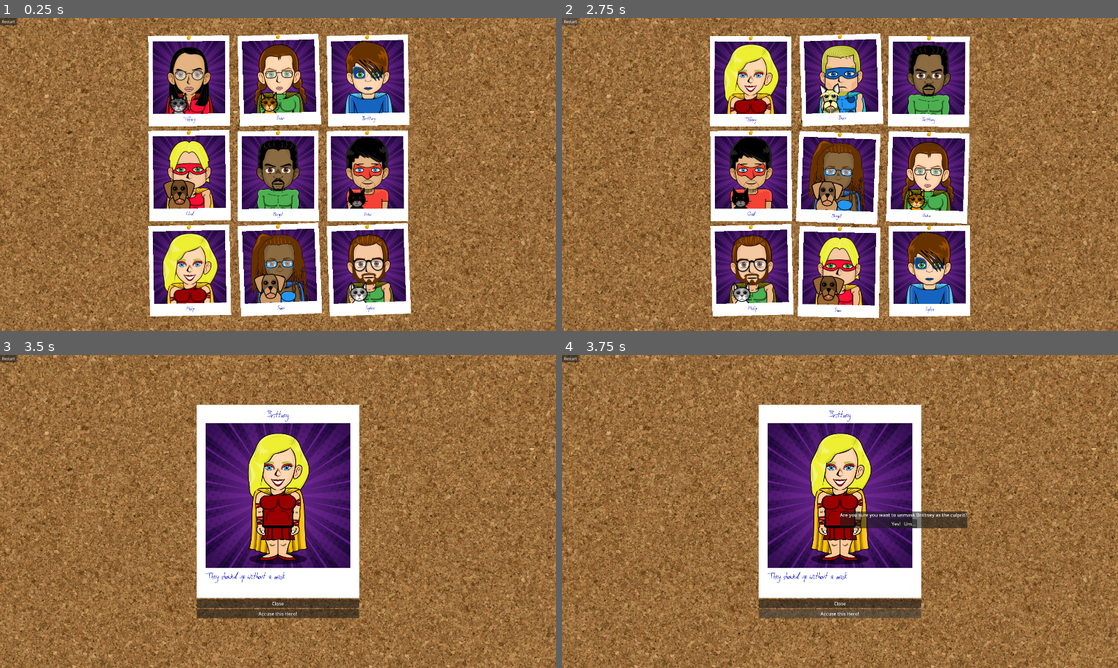
Above: before the commit, frames 1-4 (two rows, left to right).
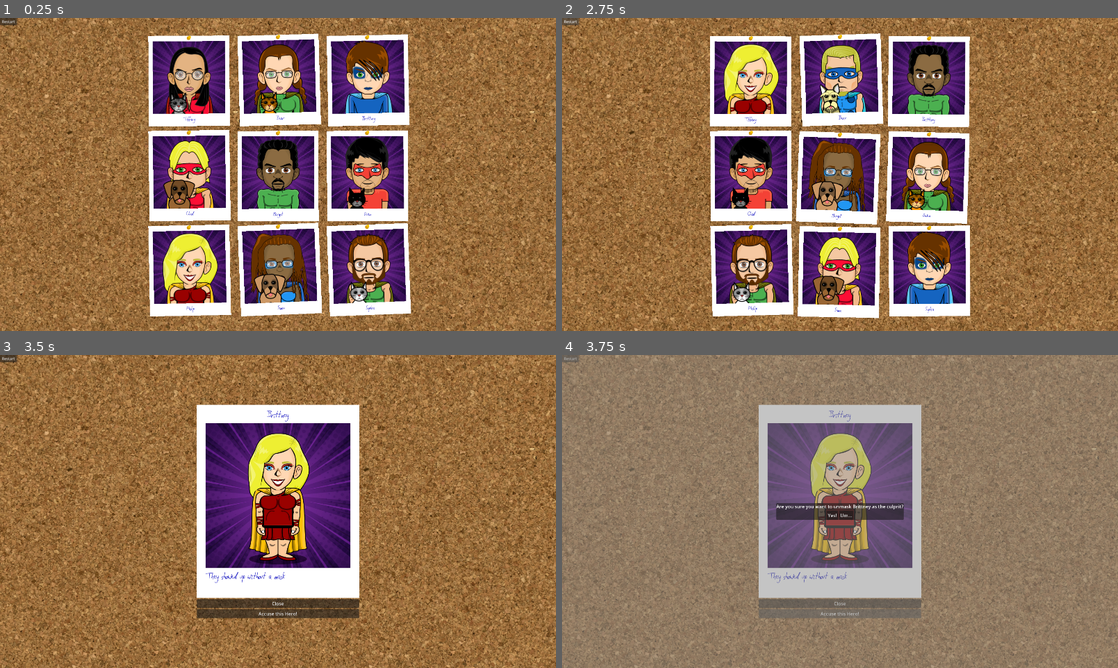
Above: after the commit, the same moments.

Repository: grapejamgames/a_hero_stole_my_wallet
Game: Godot game, scene res://main.tscn
Two runs of this game, one before a commit and one after it. Both use one fixed random seed, a clock stepped at 60 frames per second and the inputs below.
Inputs (mouse positions are in pixels of both pictures, inside the frame that each line leads up to):
- Up to frame 1 (0.25 s): no input
- Up to frame 2 (2.75 s): click "Restart" at 0.5 s; click "Restart" at 1.25 s; click "Restart" at 2 s
- Up to frame 3 (3.5 s): tap Enter at 2.75 s; move the mouse to (189, 417) at 2.77 s; click (189, 417) at 2.92 s
- Up to frame 4 (3.75 s): click "Accuse this Hero!" at 3.5 s

Frames 1-3 are identical in both runs. In frame 4, 99% of the frame differs, in the area x 0-100%, y 0-100%.

Commit message:
endgame screens a little cleaner

Diff:
--- a/a_hero_stole_my_wallet/UI/Scenes/GamePlay.tscn
+++ b/a_hero_stole_my_wallet/UI/Scenes/GamePlay.tscn
@@ -137,15 +137,6 @@
 [node name="Endgame" parent="CanvasLayer2" unique_id=1164739181 instance=ExtResource("14_g45j2")]
 z_index = 1
 custom_minimum_size = Vector2(0, -400)
-anchors_preset = 0
-anchor_right = 0.0
-anchor_bottom = 0.0
-offset_left = 960.0
-offset_top = 540.0
-offset_right = 960.0
-offset_bottom = 540.0
-grow_horizontal = 1
-grow_vertical = 1
 
 [node name="CenterContainer2" type="CenterContainer" parent="." unique_id=1339445102]
 layout_mode = 1
--- a/a_hero_stole_my_wallet/UI/Scenes/endgame.tscn
+++ b/a_hero_stole_my_wallet/UI/Scenes/endgame.tscn
@@ -12,17 +12,29 @@
 script = ExtResource("1_ovokl")
 
 [node name="ColorRect" type="ColorRect" parent="." unique_id=1390381345]
+z_index = 1
 layout_mode = 1
 anchors_preset = 15
 anchor_right = 1.0
 anchor_bottom = 1.0
 grow_horizontal = 2
 grow_vertical = 2
+color = Color(0.5370987, 0.5370987, 0.5370987, 0.5)
 
 [node name="Sure" type="PanelContainer" parent="." unique_id=1025527174]
-layout_mode = 0
-offset_right = 431.0
-offset_bottom = 58.0
+z_index = 2
+layout_mode = 1
+anchors_preset = 8
+anchor_left = 0.5
+anchor_top = 0.5
+anchor_right = 0.5
+anchor_bottom = 0.5
+offset_left = -215.5
+offset_top = -29.0
+offset_right = 215.5
+offset_bottom = 29.0
+grow_horizontal = 2
+grow_vertical = 2
 mouse_filter = 1
 
 [node name="VBoxContainer" type="VBoxContainer" parent="Sure" unique_id=417985598]
@@ -47,9 +59,19 @@
 text = "Um..."
 
 [node name="Congrats" type="PanelContainer" parent="." unique_id=4811167]
-layout_mode = 0
-offset_right = 245.0
-offset_bottom = 77.0
+z_index = 2
+layout_mode = 1
+anchors_preset = 8
+anchor_left = 0.5
+anchor_top = 0.5
+anchor_right = 0.5
+anchor_bottom = 0.5
+offset_left = -122.5
+offset_top = -38.5
+offset_right = 122.5
+offset_bottom = 38.5
+grow_horizontal = 2
+grow_vertical = 2
 
 [node name="VBoxContainer2" type="VBoxContainer" parent="Congrats" unique_id=2120881675]
 layout_mode = 2
@@ -67,9 +89,19 @@
 text = "You have unmasked the culprit!"
 
 [node name="Fail" type="PanelContainer" parent="." unique_id=31542911]
-layout_mode = 0
-offset_right = 280.0
-offset_bottom = 77.0
+z_index = 2
+layout_mode = 1
+anchors_preset = 8
+anchor_left = 0.5
+anchor_top = 0.5
+anchor_right = 0.5
+anchor_bottom = 0.5
+offset_left = -140.0
+offset_top = -38.5
+offset_right = 140.0
+offset_bottom = 38.5
+grow_horizontal = 2
+grow_vertical = 2
 
 [node name="VBoxContainer" type="VBoxContainer" parent="Fail" unique_id=1423692111]
 layout_mode = 2
--- a/a_hero_stole_my_wallet/UI/Scripts/endgame.gd
+++ b/a_hero_stole_my_wallet/UI/Scripts/endgame.gd
@@ -27,4 +27,5 @@
 
 func _on_no_pressed() -> void:
 	print("No")
+	canvas_layer_2.hide()
 	sure_container.hide()
